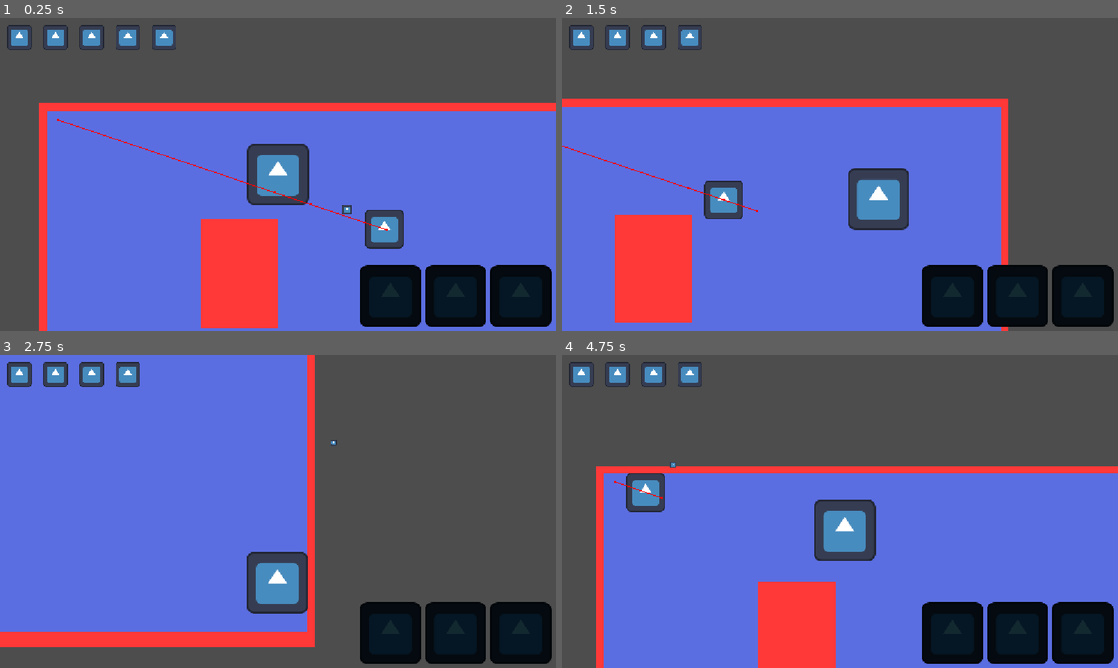
Above: before the commit, frames 1-4 (two rows, left to right).
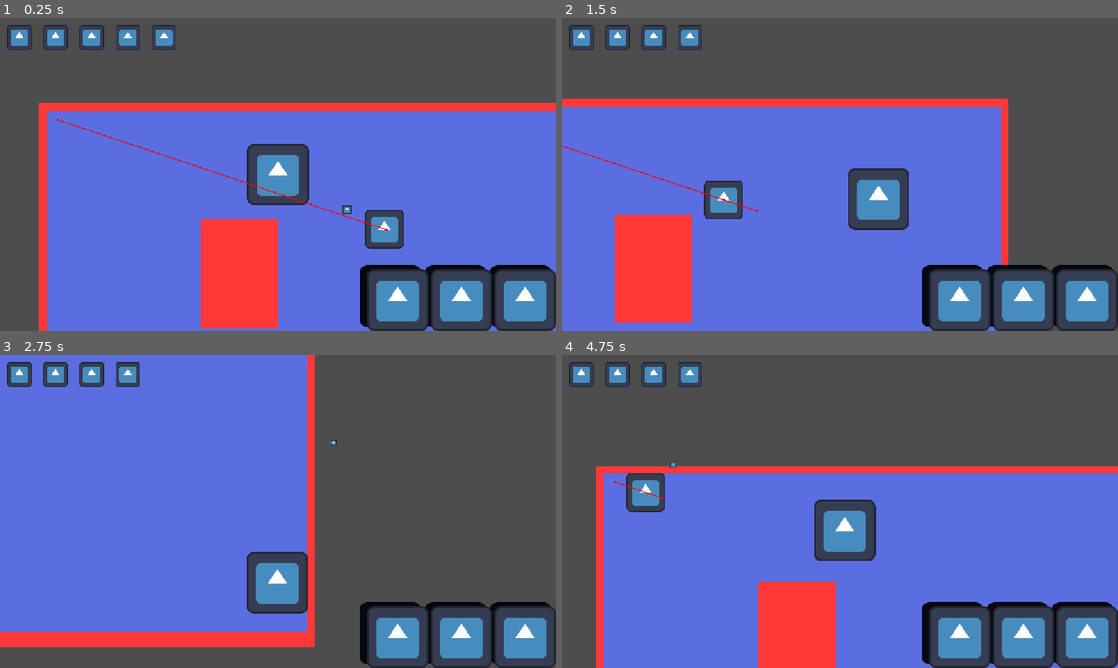
Above: after the commit, the same moments.

Repository: icarus-child/ASJ2026
Game: Godot game, scene res://main.tscn
Same seed, same stepped clock (60 frames per second), same inputs: the game is played once before the commit and once after it. The engine's default icon, where the game draws it, is replaced by a stand-in: a white triangle on a blue panel in a dark square.
Inputs (mouse positions are in pixels of both pictures, inside the frame that each line leads up to):
- Up to frame 1 (0.25 s): no input
- Up to frame 2 (1.5 s): move the mouse to (962, 158) at 0.52 s; hold D (move_right) 0.53-1.28 s; hold Space (parry) 0.53-1.28 s; move the mouse to (728, 190) at 1.27 s; hold S (move_down) from 1.28 s (still down); click (728, 190) at 1.35 s
- Up to frame 3 (2.75 s): move the mouse to (333, 442) at 2.02 s; release S (move_down) at 2.03 s; hold D (move_right) from 2.03 s (still down); tap Middle mouse button (spell_2) at 2.1 s
- Up to frame 4 (4.75 s): move the mouse to (812, 574) at 2.77 s; release D (move_right) at 2.78 s; hold W (move_up) 2.78-3.53 s; right-click (812, 574) at 2.85 s; move the mouse to (1006, 558) at 3.52 s; hold Space (parry) 3.53-4.28 s; hold A (move_left) from 3.53 s (still down); move the mouse to (673, 464) at 4.27 s; click (673, 464) at 4.35 s

The runs differ from the first frame. In frame 1, 6.5% of the frame differs, in the area x 66-100%, y 80-100%; in frame 2, 6.2%; in frame 3, 6.0%; in frame 4, 6.5%.

Commit message:
set Gaudy up for extra spell facet

Diff:
--- a/singletons/player_resources.gd
+++ b/singletons/player_resources.gd
@@ -8,6 +8,7 @@
 
 func _ready() -> void:
 	spells.resize(3)
+	#change_spells_size(4)
 
 func acquire_spell(spell: Spell) -> void:
 	for s in range(spells.size()):
@@ -21,3 +22,7 @@
 		if s == null:
 			return true
 	return false
+
+func change_spells_size(size: int) -> void:
+	spells.resize(size)
+	# update UI
--- a/ui/ui.tscn
+++ b/ui/ui.tscn
@@ -1,7 +1,8 @@
 [gd_scene format=3 uid="uid://bi7880g0wx2x8"]
 
 [ext_resource type="Script" uid="uid://dyl7rg02bf1f2" path="res://ui/health.gd" id="1_nb4k0"]
-[ext_resource type="PackedScene" uid="uid://ctrh33la6lwsf" path="res://ui/spell_slot.tscn" id="2_ks8t7"]
+[ext_resource type="PackedScene" path="res://ui/spell_slot.tscn" id="2_ks8t7"]
+[ext_resource type="Texture2D" uid="uid://dqybuslh80c1l" path="res://icon.svg" id="3_wl5ax"]
 
 [node name="Ui" type="CanvasLayer" unique_id=1864841918]
 
@@ -20,3 +21,27 @@
 [node name="SpellSlot3" parent="." unique_id=318228316 instance=ExtResource("2_ks8t7")]
 position = Vector2(1079, 576)
 slot_number = 2
+
+[node name="HBoxContainer" type="HBoxContainer" parent="." unique_id=1456301724]
+anchors_preset = 3
+anchor_left = 1.0
+anchor_top = 1.0
+anchor_right = 1.0
+anchor_bottom = 1.0
+offset_left = -40.0
+offset_top = -40.0
+grow_horizontal = 0
+grow_vertical = 0
+alignment = 2
+
+[node name="TextureRect" type="TextureRect" parent="HBoxContainer" unique_id=721809920]
+layout_mode = 2
+texture = ExtResource("3_wl5ax")
+
+[node name="TextureRect2" type="TextureRect" parent="HBoxContainer" unique_id=135080664]
+layout_mode = 2
+texture = ExtResource("3_wl5ax")
+
+[node name="TextureRect3" type="TextureRect" parent="HBoxContainer" unique_id=328558339]
+layout_mode = 2
+texture = ExtResource("3_wl5ax")
